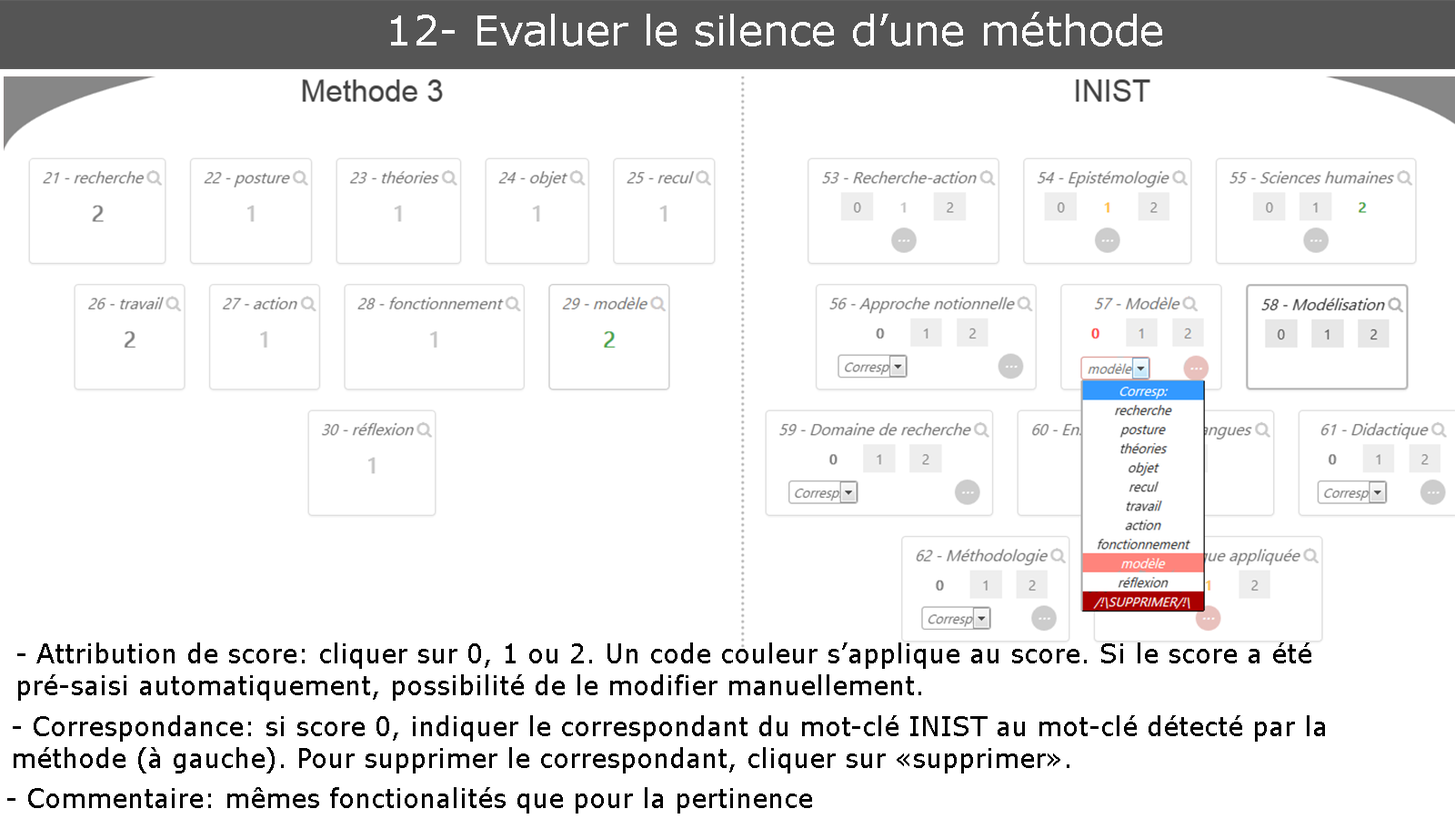
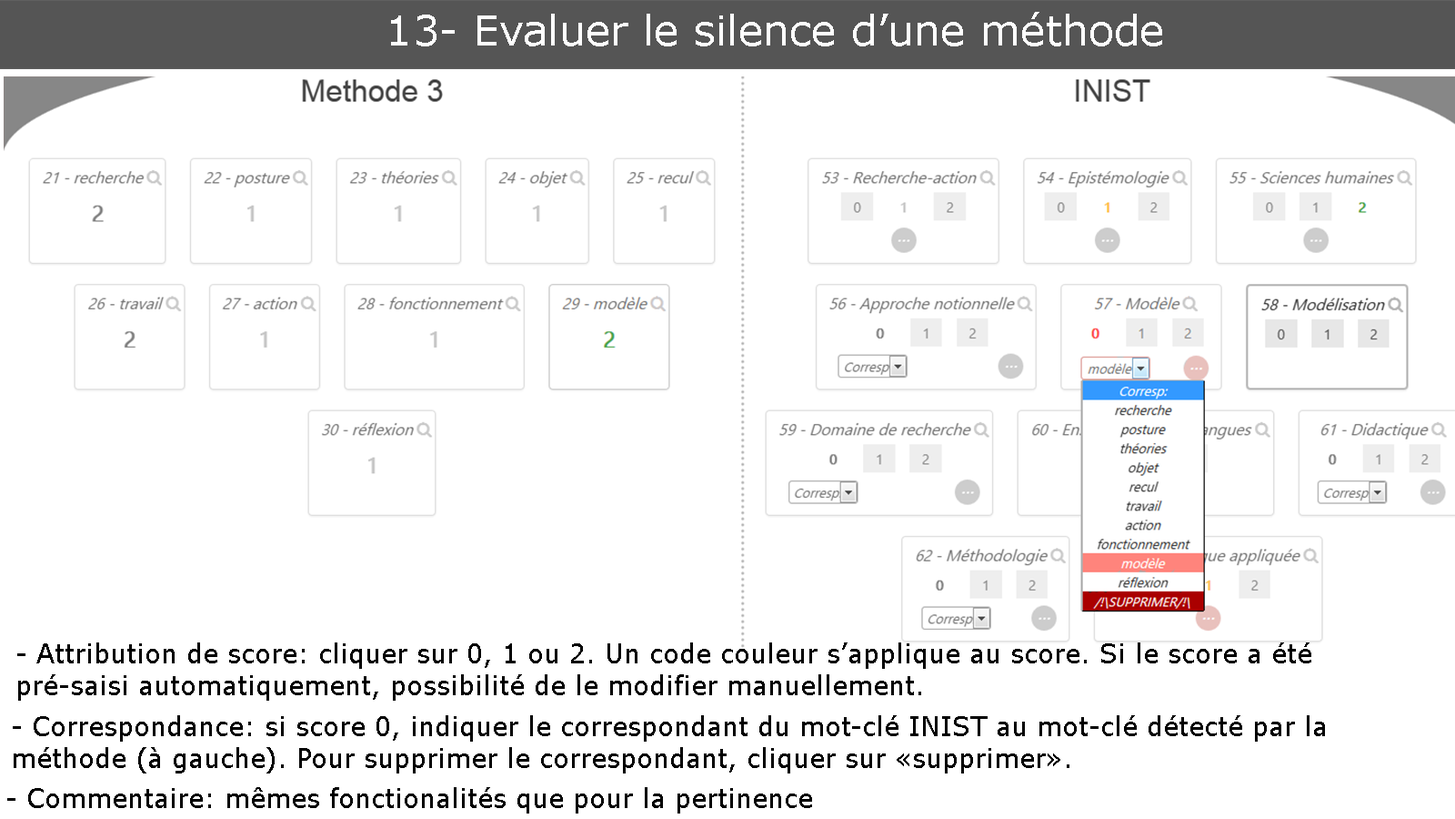
Layer changes from the first 1455 x 819 image to the second:
renamed "12- Evaluer le silence d’une méthode" to "13- Evaluer le silence d’une méthode", painted on it over [416, 14, 437, 47]
